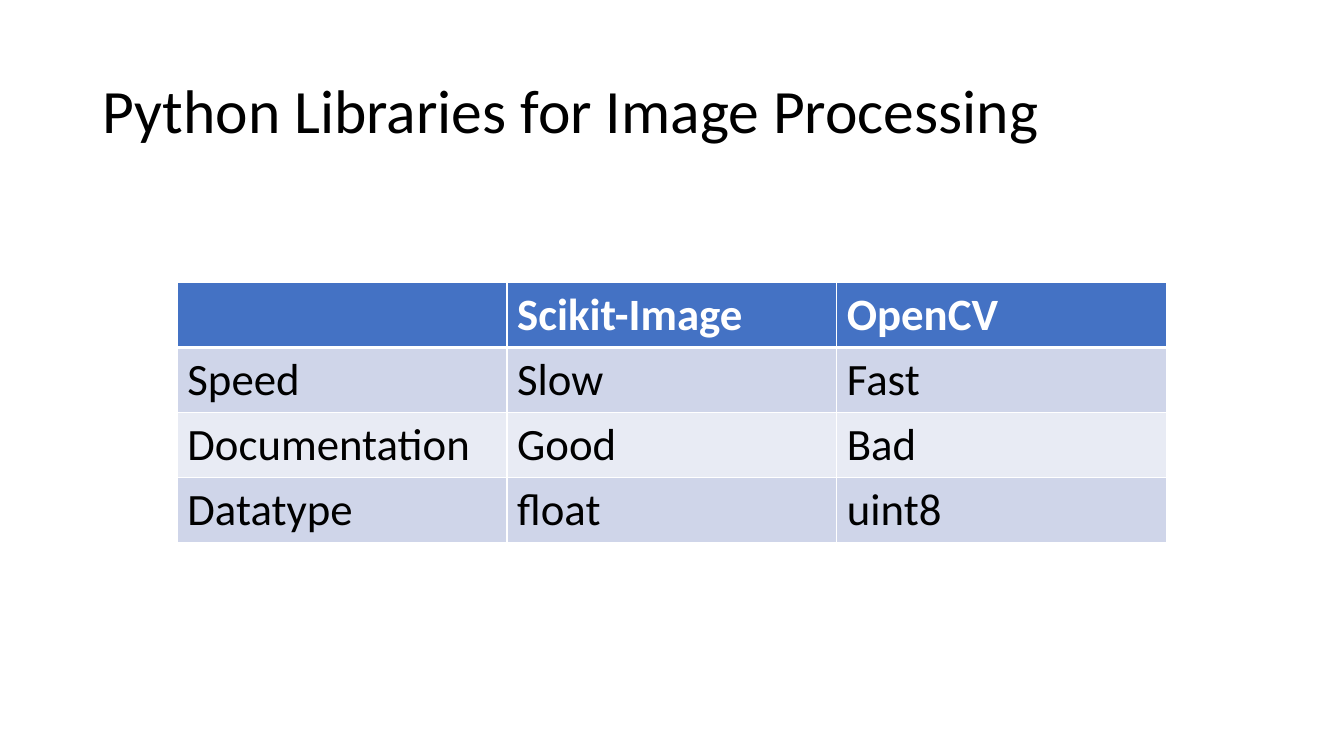
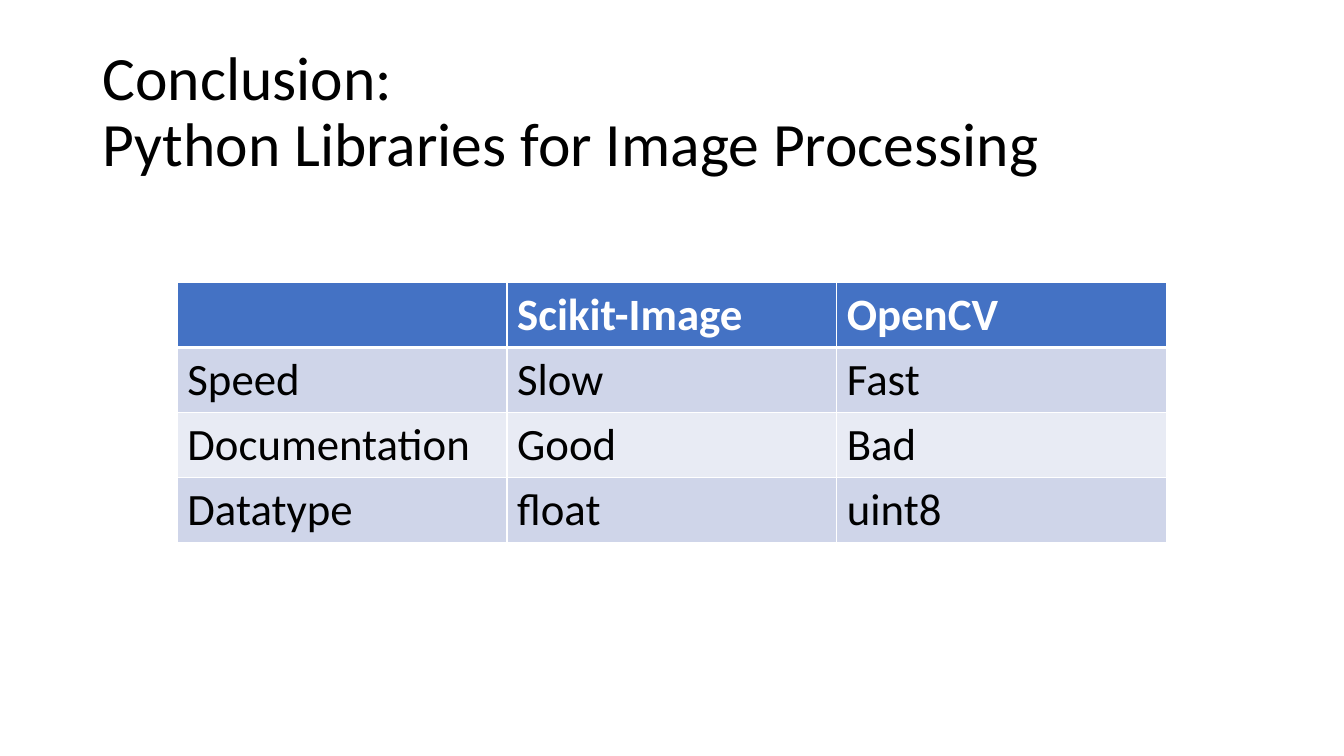
Before and after one commit to jjahanip/BIOF063, a slide deck: slide 9 of day_2/day_2.pptx. Drawn at 1344x756 pixels with LibreOffice and Linux fonts; fonts in the diff are those of the drawing. Boxes give left, top, right and bottom in pixels: in the first picture for what was removed or moved away, otherwise in the second. Text is boxed around its words. In the diff, an @@ line names an element or a change of style, - is before the commit and + after.

```diff
--- a/day_2/day_2.pptx
+++ b/day_2/day_2.pptx
@@ title at (x1=102, y1=57, x2=1038, y2=177): text changed @@
-Python Libraries for Image Processing
+Conclusion:
+Python Libraries for Image Processing
```
Also in this commit, not shown: 2 other slides changed.
